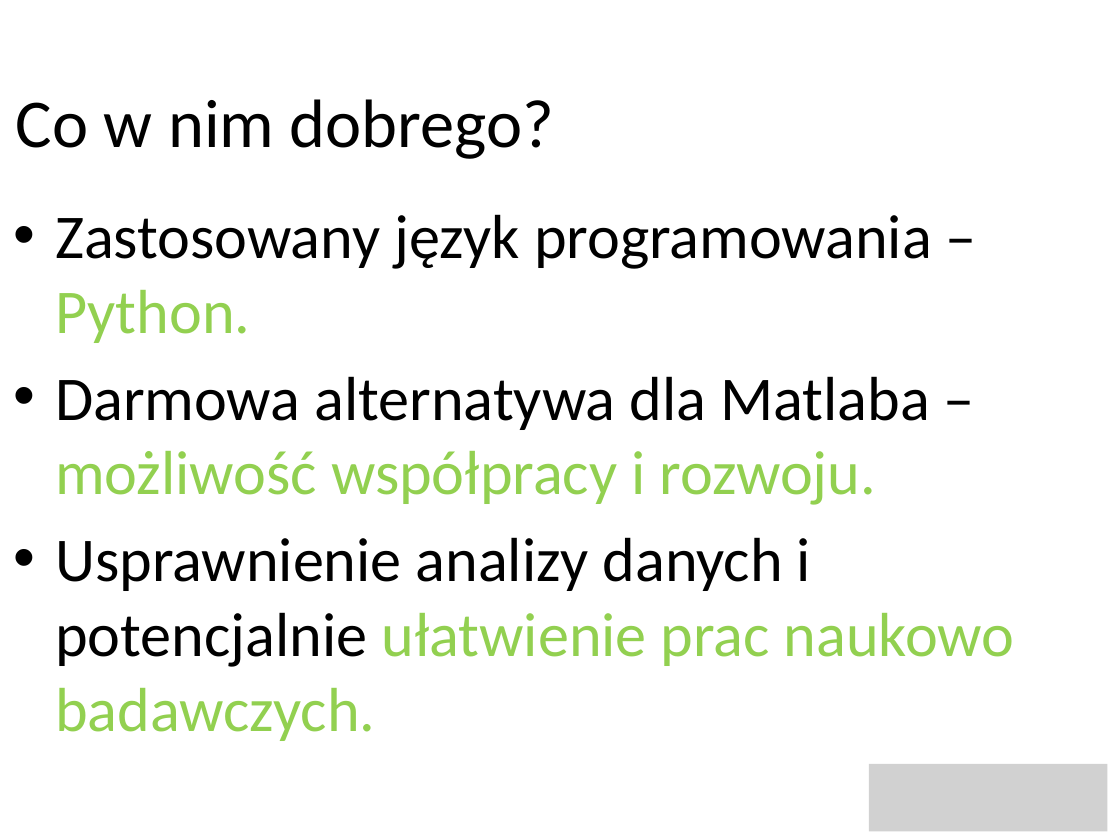
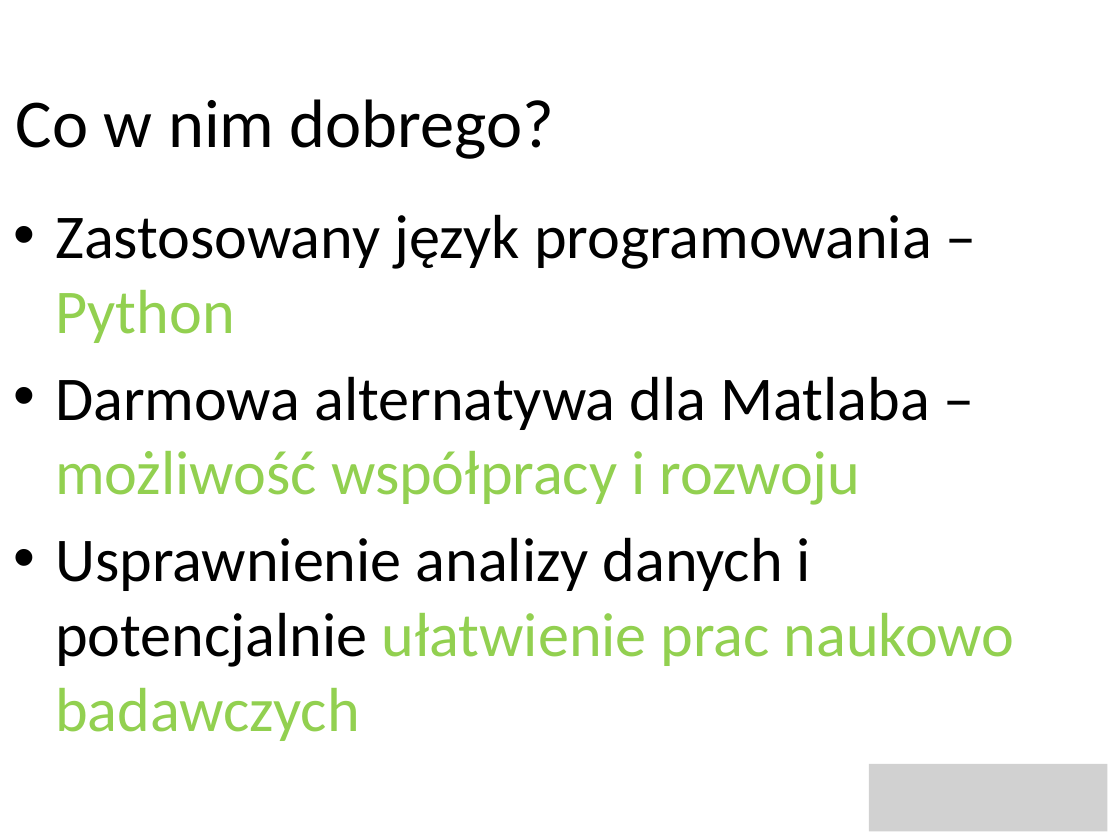
Before and after one commit to Kejzin/Thesis, a slide deck: slide 8 of prezentacja_dyplomowa/prezentacja_dyplomowa.pptx (slide 7 before the commit). Drawn at 1120x840 pixels with LibreOffice and Linux fonts; fonts in the diff are those of the drawing; background and template pictures are left out. Boxes give left, top, right and bottom in pixels: in the first picture for what was removed or moved away, otherwise in the second. Text is boxed around its words. In the diff, an @@ line names an element or a change of style, - is before the commit and + after.

```diff
--- a/prezentacja_dyplomowa/prezentacja_dyplomowa.pptx
+++ b/prezentacja_dyplomowa/prezentacja_dyplomowa.pptx
@@ text at bbox=[55, 214, 1014, 741]: text changed @@
-• Zastosowany język programowania – Python.
-• Darmowa alternatywa dla Matlaba – możliwość współpracy i rozwoju.
-• Usprawnienie analizy danych i potencjalnie ułatwienie prac naukowo badawczych.
+• Zastosowany język programowania – Python
+• Darmowa alternatywa dla Matlaba – możliwość współpracy i rozwoju
+• Usprawnienie analizy danych i potencjalnie ułatwienie prac naukowo badawczych
```
Also in this commit, not shown: 4 other slides changed, 2 slides added, 1 other file.
